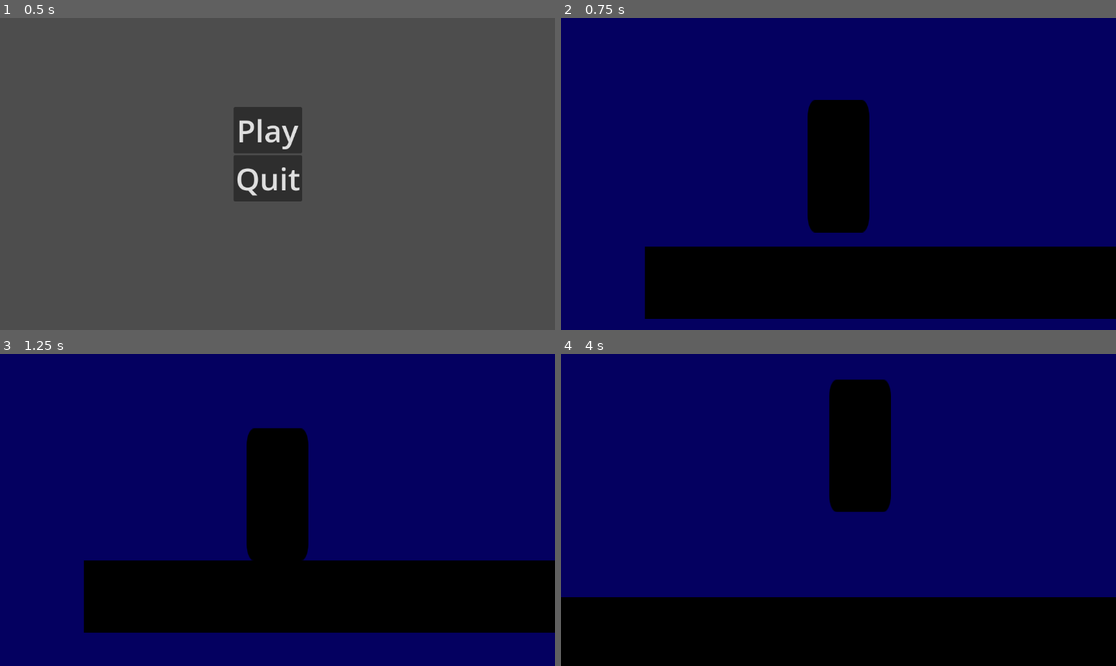
Above: before the commit, frames 1-4 (two rows, left to right).
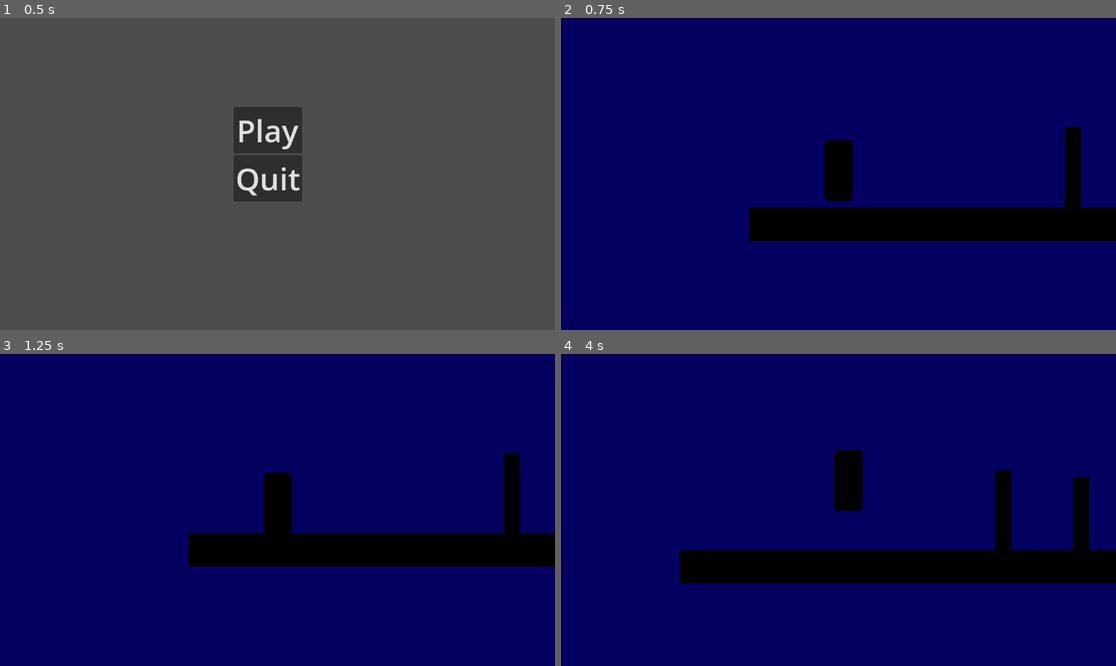
Above: after the commit, the same moments.

Repository: prejammers/godot-platformer
Game: Godot game, scene res://scene/menu.tscn
Same seed, same stepped clock (60 frames per second), same inputs: the game is played once before the commit and once after it. The engine's default icon, where the game draws it, is replaced by a stand-in: a white triangle on a blue panel in a dark square.
Inputs:
- Up to frame 1 (0.5 s): no input
- Up to frame 2 (0.75 s): click "Play" at 0.5 s
- Up to frame 3 (1.25 s): no input
- Up to frame 4 (4 s): hold D (move_right) 1.28-2.78 s; tap Space (jump) at 1.52, 2.27, 3.77 s; hold A (move_left) 2.78-3.53 s; hold D (move_right) from 3.53 s (still down)

Frame 1 is identical in both runs. In frame 2, 30% of the frame differs, in the area x 15-100%, y 26-97%; in frame 3, 27%; in frame 4, 36%, in the area x 0-100%, y 8-100%.

Commit message:
camera fix

Diff:
--- a/scene/player.tscn
+++ b/scene/player.tscn
@@ -21,4 +21,5 @@
 
 [node name="Camera2D" type="Camera2D" parent="."]
 position = Vector2(2.08165e-12, -100)
+zoom = Vector2(0.46, 0.46)
 position_smoothing_enabled = true
--- a/scene/world.tscn
+++ b/scene/world.tscn
@@ -40,8 +40,8 @@
 self_modulate = Color(0.127784, 5.09029e-06, 0.57463, 1)
 z_index = -100
 z_as_relative = false
-position = Vector2(484, 350.5)
-scale = Vector2(1448, 963)
+position = Vector2(470, 347)
+scale = Vector2(2732, 1704)
 mesh = SubResource("QuadMesh_dfpqx")
 
 [node name="Platform" parent="." instance=ExtResource("4_w0tq1")]
Not shown: 1 places in scene/world.tscn that only renumber resources
